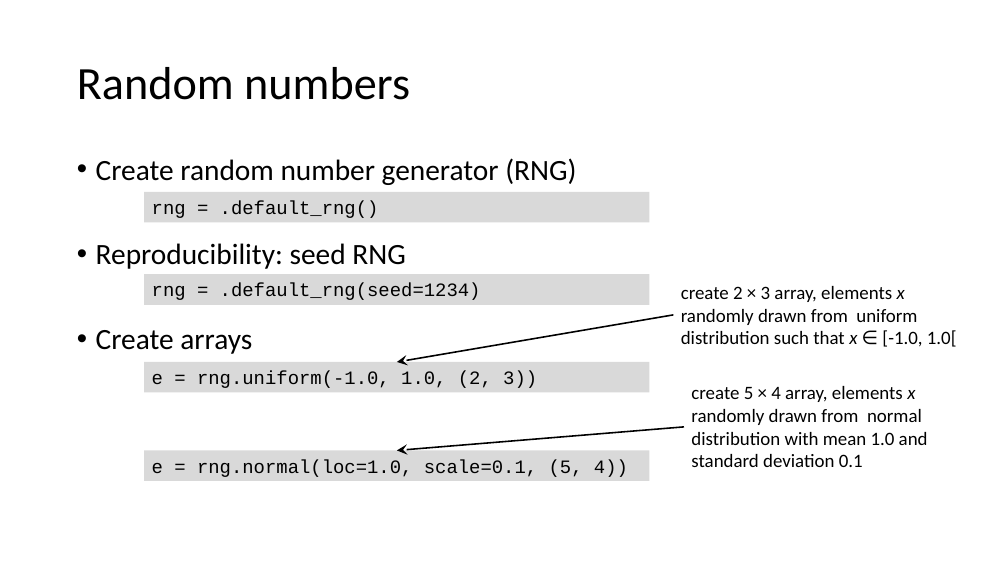
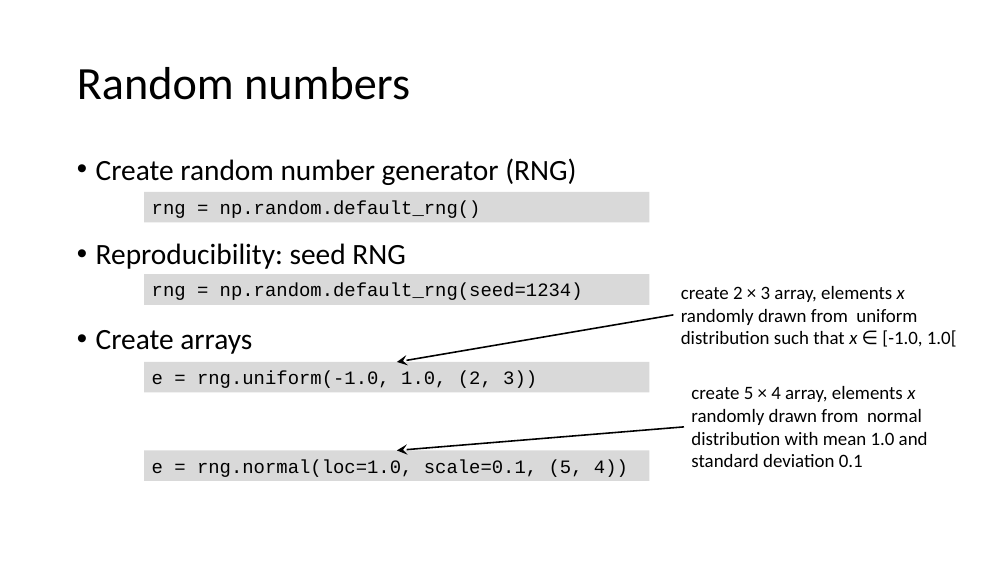
Before and after one commit to gjbex/Scientific-Python, a slide deck: slide 13 of scientific_python.pptx. Drawn at 1008x567 pixels with LibreOffice and Linux fonts; fonts in the diff are those of the drawing. Boxes give left, top, right and bottom in pixels: in the first picture for what was removed or moved away, otherwise in the second. Text is boxed around its words. In the diff, an @@ line names an element or a change of style, - is before the commit and + after.

Commit message:
Fix typos

```diff
--- a/scientific_python.pptx
+++ b/scientific_python.pptx
@@ text in rectangle at <box>152,201,481,218</box>: text changed @@
-rng = .default_rng()
+rng = np.random.default_rng()
@@ text in rectangle at <box>152,283,583,300</box>: text changed @@
-rng = .default_rng(seed=1234)
+rng = np.random.default_rng(seed=1234)
```
Also in this commit, not shown: 1 other slide changed.
